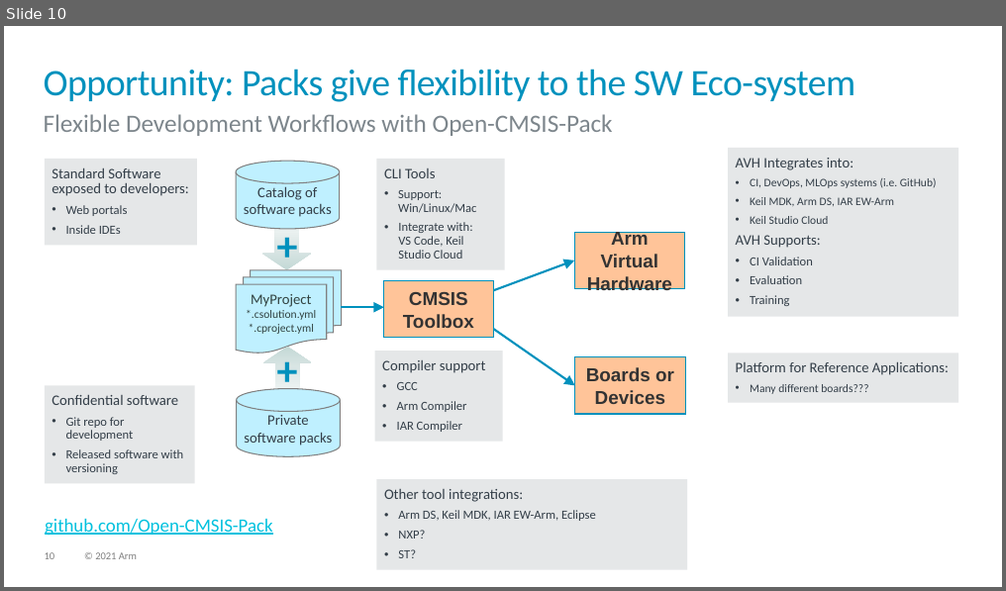
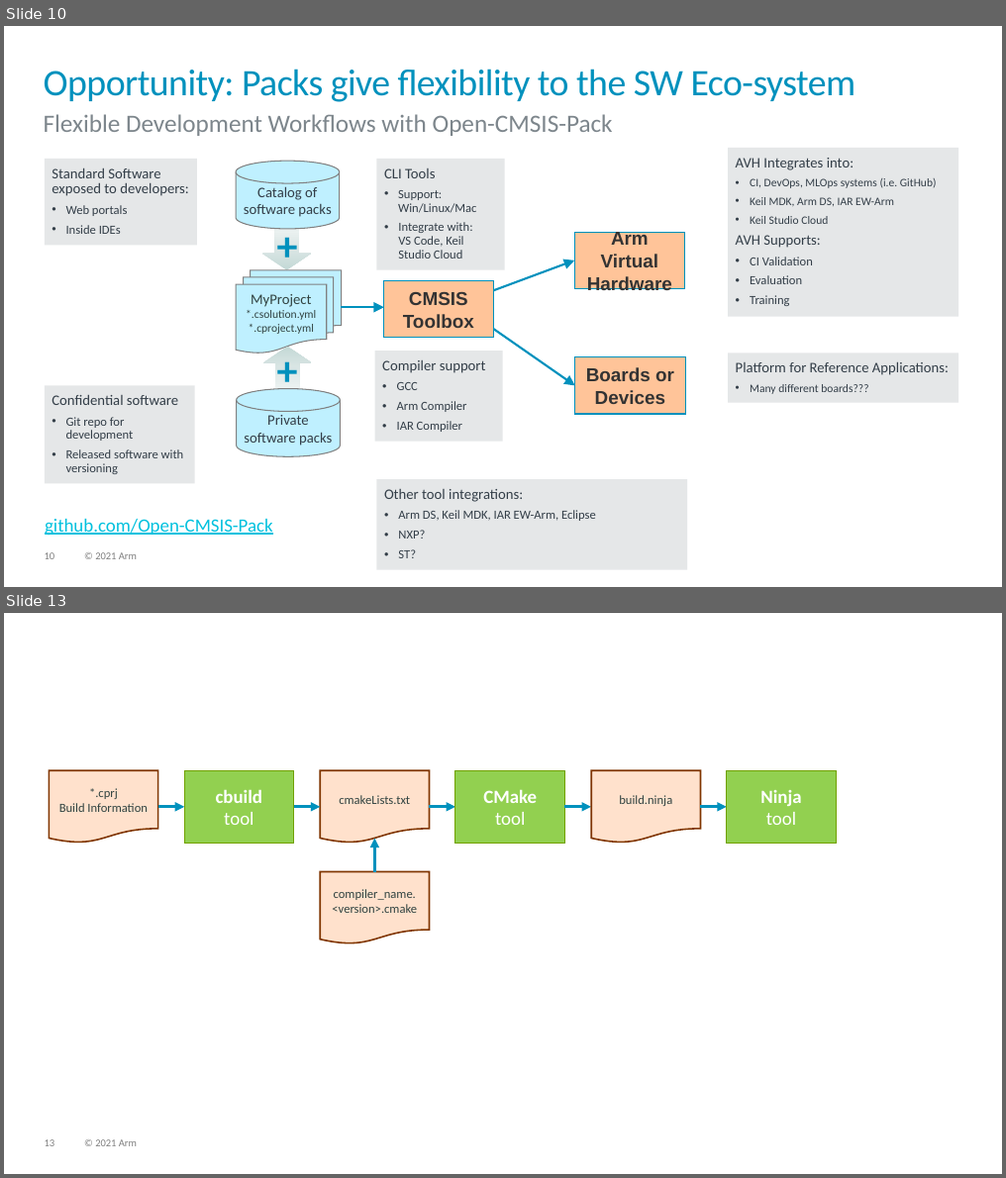
Before and after one commit to Open-CMSIS-Pack/devtools, a slide deck: tools/projmgr/docs/Manual/images/overview.pptx. Shown one above the other, each under a label of ours: slide 10 before the commit, slides 10 and 13 after it; the slides between them are not shown. The pictures are 1006x591 and 1006x1178 pixels, drawn with LibreOffice and Linux fonts; fonts in the diff are those of the drawing. Boxes give left, top, right and bottom in pixels: in the first picture for what was removed or moved away, otherwise in the second. Text is boxed around its words. In the diff, an @@ line names an element or a change of style, - is before the commit and + after.

Commit message:
Added information about the build process which includes the process to add new compiler toolchains

```diff
--- a/tools/projmgr/docs/Manual/images/overview.pptx
+++ b/tools/projmgr/docs/Manual/images/overview.pptx
@@ slide 13 added at (4, 613, 1002, 1174), background #FFFFFF; not listed: 2 template elements that a slide beside it also shows @@
@@ flow chart document added at (49, 771, 158, 844), fill #FFE1CC, outline #803600 1.5 pt, 12 pt, text #314341 @@
+*.cprj
+Build Information
@@ rectangle added at (184, 770, 294, 843), fill #92D050, outline #70A000 1 pt, 18 pt, text #FFFFFF, bold @@
+cbuild
+tool
@@ flow chart document added at (320, 771, 430, 844), fill #FFE1CC, outline #803600 1.5 pt, 12 pt, text #314341 @@
+cmakeLists.txt
@@ rectangle added at (455, 770, 564, 843), fill #92D050, outline #70A000 1 pt, 18 pt, text #FFFFFF, bold @@
+CMake
+tool
@@ flow chart document added at (592, 771, 701, 844), fill #FFE1CC, outline #803600 1.5 pt, 12 pt, text #314341 @@
+build.ninja
@@ rectangle added at (727, 770, 836, 843), fill #92D050, outline #70A000 1 pt, 18 pt, text #FFFFFF, bold @@
+Ninja
+tool
@@ arrow added from (158, 807) to (184, 807), #0091BD 3 pt @@
@@ arrow added from (294, 807) to (320, 807), #0091BD 3 pt @@
@@ arrow added from (430, 807) to (455, 807), #0091BD 3 pt @@
@@ arrow added from (564, 807) to (592, 807), #0091BD 3 pt @@
@@ arrow added from (700, 807) to (727, 807), #0091BD 3 pt @@
@@ arrow added from (374, 872) to (374, 839), #0091BD 3 pt @@
@@ flow chart document added at (320, 872, 430, 945), fill #FFE1CC, outline #803600 1.5 pt, 12 pt, text #314341 @@
+compiler_name.
+<version>.cmake
```
Also in this commit, not shown: 2 slides changed, 1 other slide added, 8 other files.
